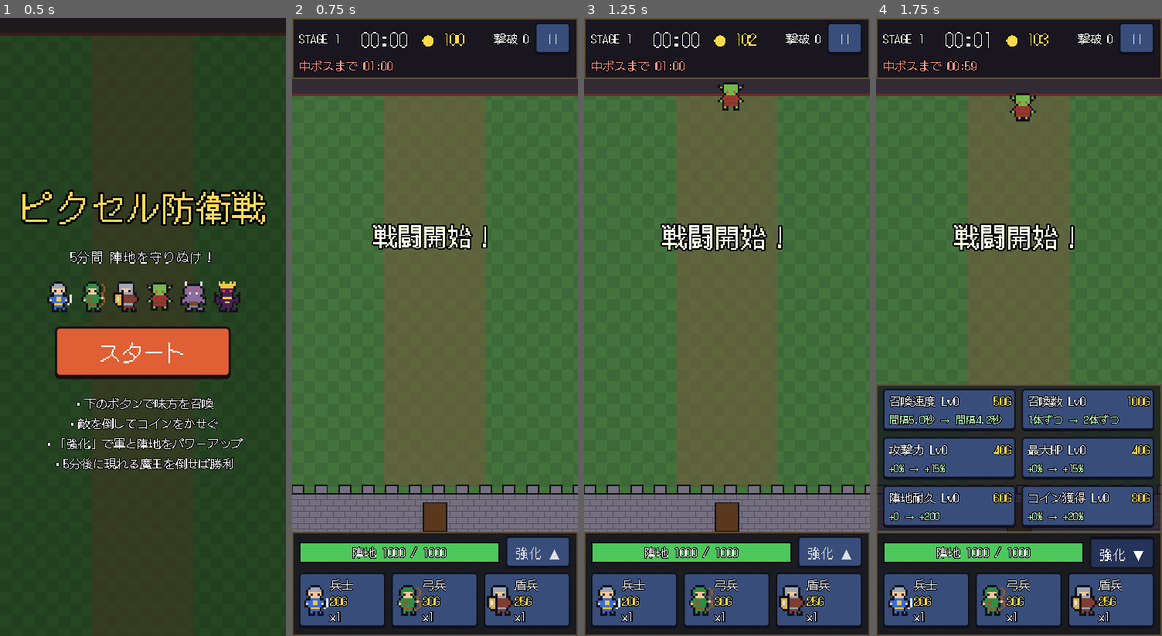
Above: before the commit, frames 1-4 (left to right).
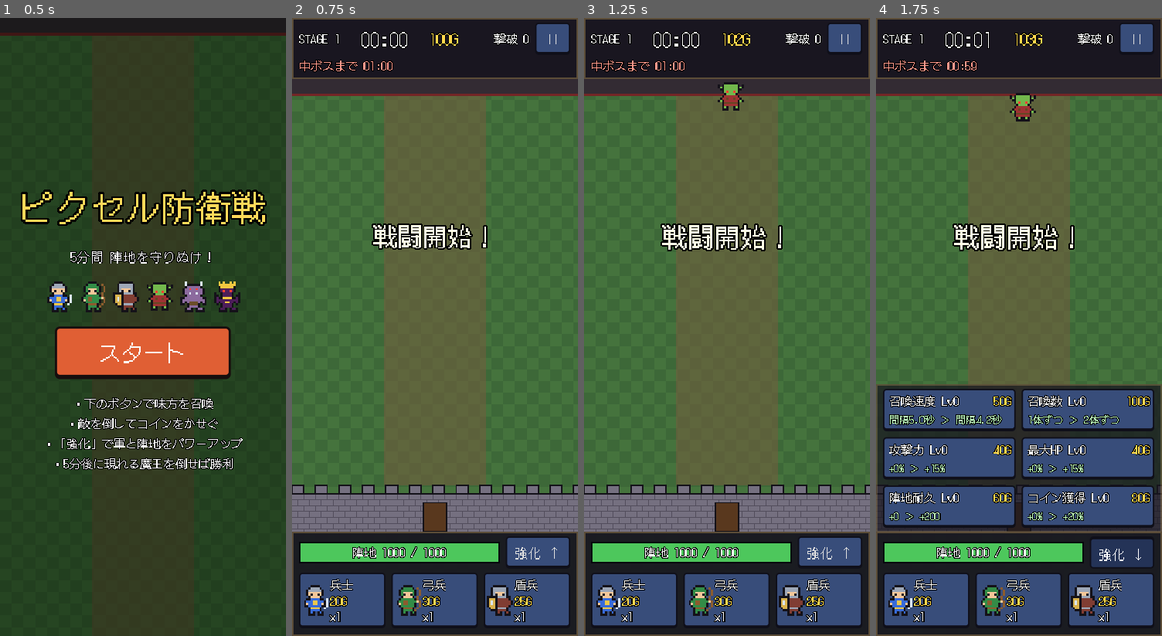
Above: after the commit, the same moments.

Repository: toshitoshi-creator/tower-defense-game
Game: Godot game, scene res://scenes/title/title.tscn
Same seed, same stepped clock (60 frames per second), same inputs: the game is played once before the commit and once after it.
Inputs:
- Up to frame 1 (0.5 s): no input
- Up to frame 2 (0.75 s): click "スタート" at 0.5 s
- Up to frame 3 (1.25 s): no input
- Up to frame 4 (1.75 s): click "強化 ▲" (after the commit: "強化 ↑") at 1.25 s

Frame 1 is identical in both runs. In frame 2, 0.3% of the frame differs, in the area x 45-94%, y 2-88%; in frame 3, 0.3%; in frame 4, 0.5%, in the area x 10-94%, y 2-88%.

Commit message:
Web export preset and glyph fixes for the bundled font
- Add a "Web" export preset (no threads, so no cross-origin isolation
  headers are needed) and exclude build/ from every preset's package.
- Web builds have no system-font fallback, and the bundled DotGothic16
  subset lacks ● ▲ ▼ →, which showed as boxes in the browser. Coins now
  read "109G" (matching button costs), the upgrade toggle uses ↑/↓ and
  effect previews use ＞.
- Test: every character the game can display exists in the bundled font.
- Test fixes: the asset-path check accepts directories; the animation
  test keeps the enemy from swinging, since a same-frame hit replaced the
  attack animation with hurt (rare flake).

Co-Authored-By: Claude Opus 5.5 <noreply@anthropic.com>
Claude-Session: https://claude.ai/code/session_01AX3UQvSNG6PnuNG7n2CdGG

Diff:
--- a/scenes/ui/battle_ui.tscn
+++ b/scenes/ui/battle_ui.tscn
@@ -90,7 +90,7 @@
 size_flags_horizontal = 3
 theme_override_colors/font_color = Color(1, 0.85, 0.3, 1)
 theme_override_font_sizes/font_size = 20
-text = "● 0"
+text = "0G"
 horizontal_alignment = 1
 vertical_alignment = 1
 
@@ -180,7 +180,7 @@
 layout_mode = 2
 focus_mode = 0
 toggle_mode = true
-text = "強化 ▲"
+text = "強化 ↑"
 
 [node name="SummonRow" type="HBoxContainer" parent="Root/BottomPanel/Column"]
 layout_mode = 2
--- a/scenes/ui/upgrade_button.tscn
+++ b/scenes/ui/upgrade_button.tscn
@@ -50,5 +50,5 @@
 grow_vertical = 0
 theme_override_colors/font_color = Color(0.75, 1, 0.75, 1)
 theme_override_font_sizes/font_size = 14
-text = "+0% → +15%"
+text = "+0% ＞ +15%"
 clip_text = true
--- a/scripts/ui/battle_ui.gd
+++ b/scripts/ui/battle_ui.gd
@@ -77,7 +77,7 @@
 
 
 func set_coins(coins: int) -> void:
-	coin_label.text = "● %d" % coins
+	coin_label.text = "%dG" % coins
 
 
 func setup_summon_buttons(roster: Array[UnitData]) -> void:
@@ -123,7 +123,7 @@
 func set_upgrade_panel_open(open: bool) -> void:
 	upgrade_panel.visible = open
 	upgrade_toggle.set_pressed_no_signal(open)
-	upgrade_toggle.text = "強化 ▼" if open else "強化 ▲"
+	upgrade_toggle.text = "強化 ↓" if open else "強化 ↑"
 	_place_upgrade_panel()
 
 
--- a/scripts/ui/upgrade_button.gd
+++ b/scripts/ui/upgrade_button.gd
@@ -31,7 +31,7 @@
 		return
 	cost_label.text = "%dG" % cost
 	cost_label.add_theme_color_override("font_color", COST_OK if affordable else COST_NG)
-	effect_label.text = "%s → %s" % [current_effect, next_effect]
+	effect_label.text = "%s ＞ %s" % [current_effect, next_effect]
 	modulate = Color.WHITE if affordable else Color(0.75, 0.75, 0.75)
 
 
--- a/tests/run_tests.gd
+++ b/tests/run_tests.gd
@@ -470,9 +470,9 @@
 func test_coin_hud_and_reset_values() -> void:
 	var b := await _start_battle()
 	_check(b.wallet.coins == b.wallet.starting_coins, "battle starts with starting coins")
-	_check(b.battle_ui.coin_label.text == "● %d" % b.wallet.coins, "HUD shows coins")
+	_check(b.battle_ui.coin_label.text == "%dG" % b.wallet.coins, "HUD shows coins")
 	b.wallet.add_reward(12)
-	_check(b.battle_ui.coin_label.text == "● %d" % (b.wallet.starting_coins + 12), "HUD updates")
+	_check(b.battle_ui.coin_label.text == "%dG" % (b.wallet.starting_coins + 12), "HUD updates")
 	b.wallet.reward_multiplier = 1.5
 	_check(b.wallet.add_reward(5) == 8, "reward multiplier rounds")
 
@@ -898,6 +898,8 @@
 	var enemy := _enemy(Vector2(195, b.layout.ally_spawn_y - 40))
 	enemy.data = GRUNT.duplicate()
 	enemy.data.move_speed = 0.0
+	# Keep the goblin from swinging: its hit would replace the attack anim with hurt.
+	enemy._attack_cooldown = 1000.0
 	var saw_attack := false
 	for i in 90:
 		await physics_frame
@@ -1057,6 +1059,29 @@
 				"%s placeholder exists" % (d as UnitData).id)
 
 
+func test_bundled_font_has_every_displayed_character() -> void:
+	# Web builds have no system-font fallback: a glyph missing from the bundled font
+	# shows as a box. Scan every string the game can display.
+	var font := load("res://assets/fonts/DotGothic16-Japanese.woff2") as FontFile
+	var files := _collect_files("res://scripts", ["gd"])
+	files.append_array(_collect_files("res://scenes", ["tscn"]))
+	files.append_array(_collect_files("res://resources", ["tres"]))
+	var missing := {}
+	var checked := 0
+	for f in files:
+		for line in FileAccess.get_file_as_string(f).split("\n"):
+			if line.strip_edges().begins_with("#"):
+				continue
+			for i in line.length():
+				var code := line.unicode_at(i)
+				if code > 127:
+					checked += 1
+					if not font.has_char(code):
+						missing[line[i]] = f
+	_check(checked > 100, "scanned displayed text (%d chars)" % checked)
+	_check(missing.is_empty(), "glyphs missing from the font: %s" % [missing])
+
+
 func test_all_res_paths_exist() -> void:
 	var regex := RegEx.create_from_string("res://[A-Za-z0-9_./-]+")
 	var files := _collect_files("res://", ["gd", "tscn", "tres", "godot", "cfg"])
@@ -1067,7 +1092,7 @@
 			var path := m.get_string().trim_suffix(".")
 			if path.ends_with("/"):
 				continue
-			_check(FileAccess.file_exists(path) or ResourceLoader.exists(path),
+			_check(FileAccess.file_exists(path) or ResourceLoader.exists(path) or DirAccess.dir_exists_absolute(path),
 					"%s references missing %s" % [f, path])
 
 
Not shown, changed: export_presets.cfg
